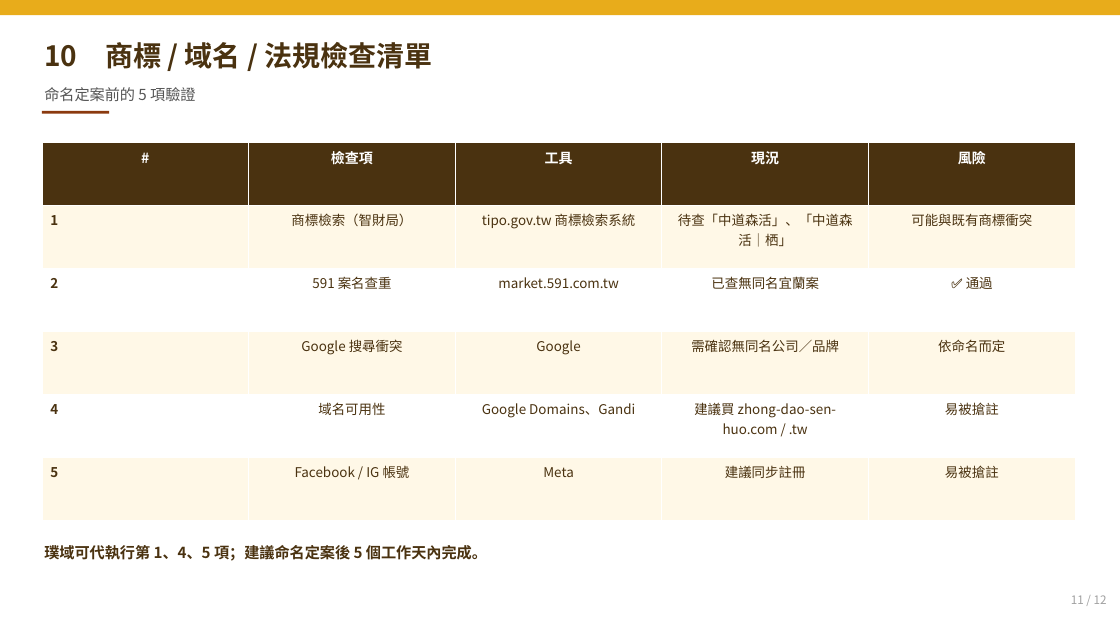
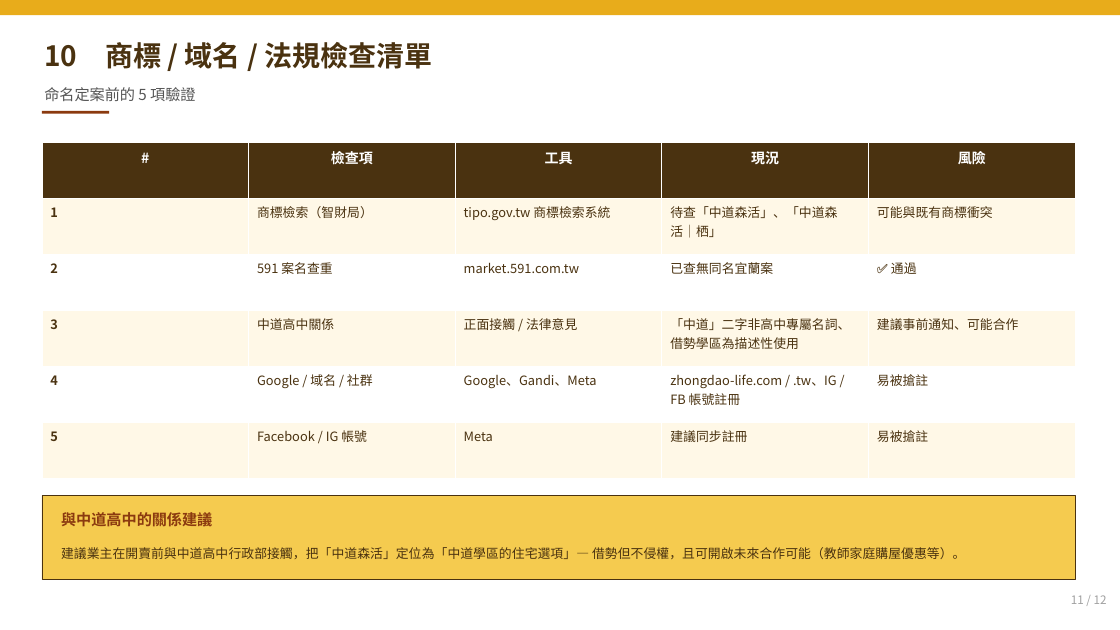
Before and after one commit to BansonLin/Pure-space-Branding, a slide deck: slide 12 of 02_簡報/02_中道森活_命名提案簡報.pptx. Drawn at 1120x630 pixels with LibreOffice and Linux fonts; fonts in the diff are those of the drawing. Boxes give left, top, right and bottom in pixels: in the first picture for what was removed or moved away, otherwise in the second. Text is boxed around its words. In the diff, an @@ line names an element or a change of style, - is before the commit and + after.

```diff
--- a/02_簡報/02_中道森活_命名提案簡報.pptx
+++ b/02_簡報/02_中道森活_命名提案簡報.pptx
@@ table at [42,143,1075,479] @@
-row 4: 3 | Google 搜尋衝突 | Google | 需確認無同名公司／品牌 | 依命名而定
+row 4: 3 | 中道高中關係 | 正面接觸 / 法律意見 | 「中道」二字非高中專屬名詞、借勢學區為描述性使用 | 建議事前通知、可能合作
-row 5: 4 | 域名可用性 | Google Domains、Gandi | 建議買 zhong-dao-sen-huo.com / .tw | 易被搶註
+row 5: 4 | Google / 域名 / 社群 | Google、Gandi、Meta | zhongdao-life.com / .tw、IG / FB 帳號註冊 | 易被搶註
@@ size 11.5 to 11 pt in "1", "商標檢索（智財局）", "tipo.gov.tw 商標檢索系統", "待查「中道森活」、「中道森活｜栖」" and 14 more places @@
@@ alignment centre to left @@
@@ rectangle added at [42,496,1075,580], fill #F5CB4F, outline #4A3210 0.75 pt @@
@@ text added at [61,512,212,526], 13 pt, text #8B3A0F, bold @@
+與中道高中的關係建議
@@ text at [61,547,966,559]: text changed; size 13 to 11 pt; bold off @@
-璞域可代執行第 1、4、5 項；建議命名定案後 5 個工作天內完成。
+建議業主在開賣前與中道高中行政部接觸，把「中道森活」定位為「中道學區的住宅選項」— 借勢但不侵權，且可開啟未來合作可能（教師家庭購屋優惠等）。
```
Also in this commit, not shown: 5 other slides changed, 2 other files.
